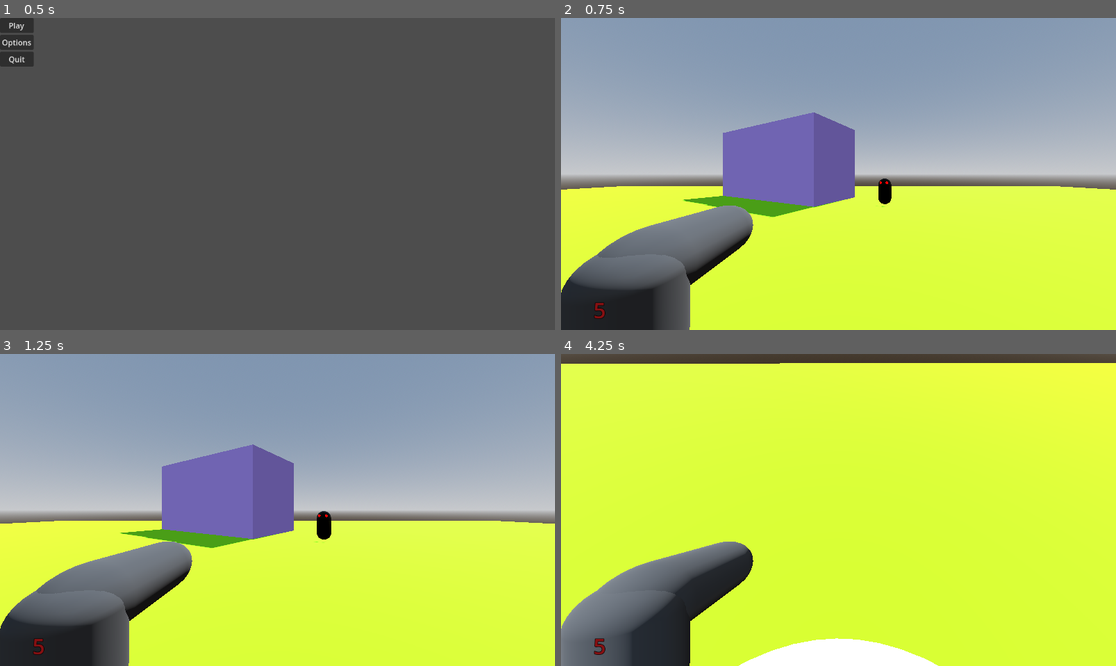
Above: before the commit, frames 1-4 (two rows, left to right).
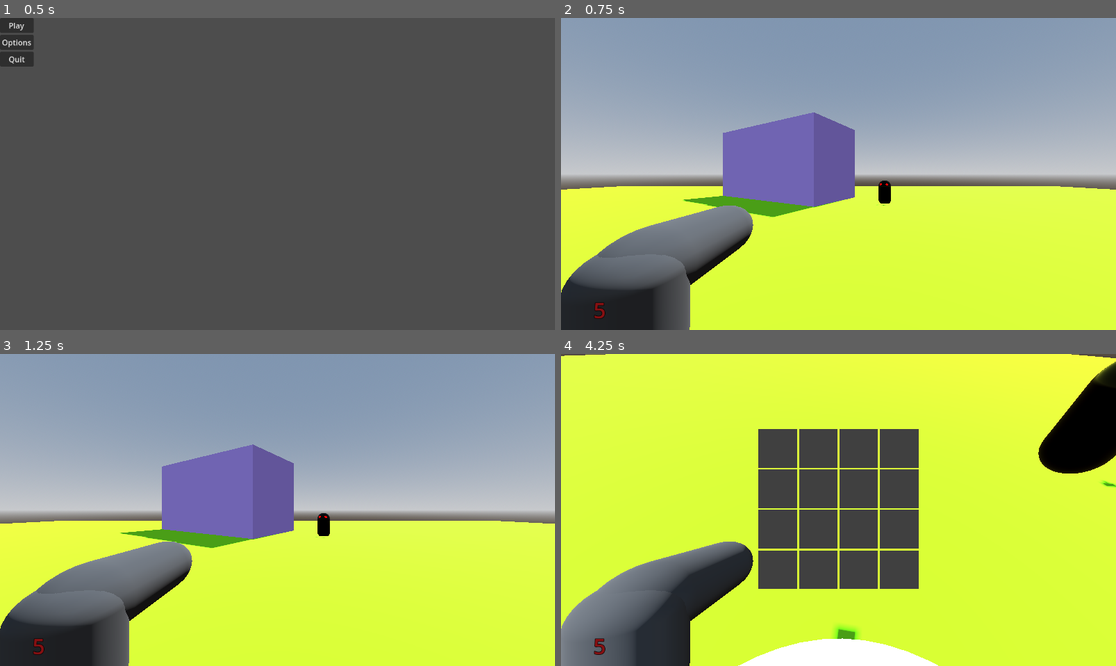
Above: after the commit, the same moments.

Repository: covmoore/potions_and_arsenals
Game: Godot game, scene res://scenes/MainMenu.tscn
The game is run twice, just before and just after one commit, with the same random seed, the same clock (stepped at 60 frames per second) and the same inputs.
Inputs (mouse positions are in pixels of both pictures, inside the frame that each line leads up to):
- Up to frame 1 (0.5 s): no input
- Up to frame 2 (0.75 s): click "Play" at 0.5 s
- Up to frame 3 (1.25 s): no input
- Up to frame 4 (4.25 s): tap Enter at 1.25 s; move the mouse to (866, 510) at 1.27 s; hold W (move_forward) from 1.28 s (still down); click (866, 510) at 1.35 s; tap Space (jump) at 1.52, 2.27, 3.77 s; tap V at 1.55, 2.1, 3.8 s; move the mouse to (810, 510) at 2.02 s; click (810, 510) at 2.17 s; tap I at 2.3, 2.85 s; move the mouse to (849, 503) at 2.77 s; click (849, 503) at 3.05 s; move the mouse to (832, 516) at 3.52 s; click (832, 516) at 3.6 s

Frame 1 is identical in both runs. In frame 2, less than 0.1% of the frame differs, in the area x 56-60%, y 51-61%; in frame 3, less than 0.1%; in frame 4, 20%, in the area x 0-100%, y 0-100%.

Commit message:
Inventory (#44)
* changes to state for inventory setup

* peaceful mode

* alchemy item added

Diff:
--- /dev/null
+++ b/Alchemy/alchemy_item.gd
@@ -0,0 +1,11 @@
+extends StaticBody3D
+
+
+# Called when the node enters the scene tree for the first time.
+func _ready():
+	pass # Replace with function body.
+
+
+# Called every frame. 'delta' is the elapsed time since the previous frame.
+func _process(delta):
+	pass
--- a/UI/PlayerUI.gd
+++ b/UI/PlayerUI.gd
@@ -3,9 +3,11 @@
 @onready var health_text = $CanvasLayer/healthTxt
 @onready var game_over_text = $CanvasLayer/gameOverTxt
 @onready var inventory_ui = $CanvasLayer/Inventory
+@onready var paused_text = $CanvasLayer/pauseTxt
 @onready var player = $"../Player"
 
 func _ready():
+	paused_text.visible = false
 	game_over_text.visible = false
 	inventory_ui.visible = false
 
@@ -17,5 +19,13 @@
 
 func _input(event):
 	if event is InputEventKey:
-		if event.pressed and event.physical_keycode == KEY_I and player.isAlive:
+		if event.pressed and event.physical_keycode == KEY_V and (player.current_state == player.PLAYER_STATE.ACTIVE
+																or player.current_state == player.PLAYER_STATE.INVENTORY):
 			inventory_ui.visible = not inventory_ui.visible
+			#show the cursor if not shown
+			if inventory_ui.visible:
+				player.current_state = player.PLAYER_STATE.INVENTORY
+				Input.set_mouse_mode(Input.MOUSE_MODE_VISIBLE)
+			else:
+				player.current_state = player.PLAYER_STATE.ACTIVE
+				Input.set_mouse_mode(Input.MOUSE_MODE_CAPTURED)
--- a/UI/slot.gd
+++ b/UI/slot.gd
@@ -4,4 +4,4 @@
 func _on_gui_input(event):
 	if event is InputEventMouseButton:
 		if event.pressed and event.button_index == MOUSE_BUTTON_LEFT:
-			print("slot was clicked")
+			print(self.name + " was clicked")
--- a/handlers/Player.gd
+++ b/handlers/Player.gd
@@ -1,5 +1,12 @@
 extends CharacterBody3D
 
+enum PLAYER_STATE {
+	ACTIVE,
+	INVENTORY,
+	ALCHEMY,
+	PAUSED,
+	DEAD
+}
 
 const SPEED = 5.0
 const JUMP_VELOCITY = 4.5
@@ -7,6 +14,7 @@
 var isAlive = true
 var health = 5
 var mouse_mode = "captured"
+var current_state = PLAYER_STATE.ACTIVE
 
 # Get the gravity from the project settings to be synced with RigidBody nodes.
 var gravity = ProjectSettings.get_setting("physics/3d/default_gravity")
@@ -24,20 +32,38 @@
 
 func _ready():
 	Input.set_mouse_mode(Input.MOUSE_MODE_CAPTURED)
+	current_state = PLAYER_STATE.ACTIVE
+
+func pause_game():
+	current_state = PLAYER_STATE.PAUSED
+	Engine.time_scale = 0
+	player_ui.paused_text.visible = true
+	Input.set_mouse_mode(Input.MOUSE_MODE_VISIBLE)
+	mouse_mode = "visible"
+	if player_ui.inventory_ui.visible:
+		player_ui.inventory_ui.visible = false
+
+func resume_game():
+	current_state = PLAYER_STATE.ACTIVE
+	Engine.time_scale = 1
+	player_ui.paused_text.visible = false
+	Input.set_mouse_mode(Input.MOUSE_MODE_CAPTURED)
+	mouse_mode = "captured"
+
+func toggle_pause():
+	if current_state == PLAYER_STATE.PAUSED:
+		resume_game()
+	else:
+		pause_game()
 
 func _unhandled_input(event):
-	if event is InputEventMouseMotion and isAlive == true:
+	if event is InputEventMouseMotion and isAlive == true and current_state == PLAYER_STATE.ACTIVE:
 		head.rotate_y(-event.relative.x * SENSITIVITY)
 		camera.rotate_x(-event.relative.y * SENSITIVITY)
 		camera.rotation.x = clamp(camera.rotation.x, deg_to_rad(-45), deg_to_rad(60))
 
 	if Input.is_action_just_pressed("pause"):
-		if mouse_mode == "captured":
-			Input.set_mouse_mode(Input.MOUSE_MODE_VISIBLE)
-			mouse_mode = "hidden"
-		else:
-			Input.set_mouse_mode(Input.MOUSE_MODE_CAPTURED)
-			mouse_mode = "captured"
+		toggle_pause()
 
 func _physics_process(delta):
 	# Add the gravity.
@@ -45,7 +71,7 @@
 		velocity.y -= gravity * delta
 
 	# Handle jump.
-	if isAlive == true:
+	if isAlive == true and current_state == PLAYER_STATE.ACTIVE:
 		if Input.is_action_just_pressed("jump") and is_on_floor():
 			velocity.y = JUMP_VELOCITY
 
@@ -60,7 +86,7 @@
 			velocity.x = move_toward(velocity.x, 0, SPEED)
 			velocity.z = move_toward(velocity.z, 0, SPEED)
 
-		if Input.is_action_just_pressed("shoot"):
+		if Input.is_action_just_pressed("shoot") and current_state == PLAYER_STATE.ACTIVE:
 			if !gun_anim.is_playing():
 				gun_anim.play("Shoot")
 				bullet_instance = bullet.instantiate()
--- a/model_scenes/enemy.gd
+++ b/model_scenes/enemy.gd
@@ -11,22 +11,24 @@
 
 @onready var nav_agent = $NavigationAgent3D
 @onready var collider = $CollisionShape3D
+@onready var world = $".."
 
 
 func _ready():
 	player = get_node(player_path)
 
 func _process(delta):
-	velocity = Vector3.ZERO
-	nav_agent.set_target_position(player.global_transform.origin)
-	var next_nav_point = nav_agent.get_next_path_position()
-	velocity = (next_nav_point - global_transform.origin).normalized() * SPEED
-	move_and_slide()
-	if _target_in_range():
-		var current_time = Time.get_ticks_msec()
-		if abs(current_time - last_attacked) > HIT_SPEED:
-			player.hit(1)
-			last_attacked = Time.get_ticks_msec()
+	if world.game_difficulty != world.DIFFICULTY.PEACEFUL:
+		velocity = Vector3.ZERO
+		nav_agent.set_target_position(player.global_transform.origin)
+		var next_nav_point = nav_agent.get_next_path_position()
+		velocity = (next_nav_point - global_transform.origin).normalized() * SPEED
+		move_and_slide()
+		if _target_in_range():
+			var current_time = Time.get_ticks_msec()
+			if abs(current_time - last_attacked) > HIT_SPEED:
+				player.hit(1)
+				last_attacked = Time.get_ticks_msec()
 
 func _target_in_range():
 	return global_position.distance_to(player.global_position) < ATTACK_RANGE
--- a/scenes/Level1.tscn
+++ b/scenes/Level1.tscn
@@ -8,6 +8,8 @@
 [ext_resource type="Script" path="res://UI/Inventory.gd" id="6_7giy0"]
 [ext_resource type="PackedScene" uid="uid://c5cfety2533lh" path="res://scenes/slot.tscn" id="6_8582x"]
 [ext_resource type="Script" path="res://UI/slot.gd" id="8_jhcfk"]
+[ext_resource type="PackedScene" uid="uid://imaoxsuun17a" path="res://scenes/alchemy_item.tscn" id="9_qbhlk"]
+[ext_resource type="Script" path="res://Alchemy/alchemy_item.gd" id="10_11r1r"]
 
 [sub_resource type="ProceduralSkyMaterial" id="ProceduralSkyMaterial_f6la6"]
 sky_horizon_color = Color(0.64625, 0.65575, 0.67075, 1)
@@ -69,6 +71,10 @@
 font_color = Color(0.45, 0, 0.00749989, 1)
 outline_size = 5
 outline_color = Color(0, 0, 0, 1)
+
+[sub_resource type="LabelSettings" id="LabelSettings_ed7c8"]
+font_size = 45
+font_color = Color(0.45098, 0, 0.00784314, 1)
 
 [node name="World" type="Node3D"]
 script = ExtResource("1_aaeb4")
@@ -192,6 +198,22 @@
 horizontal_alignment = 1
 vertical_alignment = 1
 
+[node name="pauseTxt" type="Label" parent="PlayerUI/CanvasLayer"]
+visible = false
+anchors_preset = 8
+anchor_left = 0.5
+anchor_top = 0.5
+anchor_right = 0.5
+anchor_bottom = 0.5
+offset_left = -20.0
+offset_top = -11.5
+offset_right = 20.0
+offset_bottom = 11.5
+grow_horizontal = 2
+grow_vertical = 2
+text = "Paused"
+label_settings = SubResource("LabelSettings_ed7c8")
+
 [node name="Inventory" type="GridContainer" parent="PlayerUI/CanvasLayer"]
 anchors_preset = 8
 anchor_left = 0.5
@@ -211,6 +233,86 @@
 layout_mode = 2
 script = ExtResource("8_jhcfk")
 
+[node name="Slot2" parent="PlayerUI/CanvasLayer/Inventory" instance=ExtResource("6_8582x")]
+layout_mode = 2
+script = ExtResource("8_jhcfk")
+
+[node name="Slot3" parent="PlayerUI/CanvasLayer/Inventory" instance=ExtResource("6_8582x")]
+layout_mode = 2
+script = ExtResource("8_jhcfk")
+
+[node name="Slot4" parent="PlayerUI/CanvasLayer/Inventory" instance=ExtResource("6_8582x")]
+layout_mode = 2
+script = ExtResource("8_jhcfk")
+
+[node name="Slot5" parent="PlayerUI/CanvasLayer/Inventory" instance=ExtResource("6_8582x")]
+layout_mode = 2
+script = ExtResource("8_jhcfk")
+
+[node name="Slot6" parent="PlayerUI/CanvasLayer/Inventory" instance=ExtResource("6_8582x")]
+layout_mode = 2
+script = ExtResource("8_jhcfk")
+
+[node name="Slot7" parent="PlayerUI/CanvasLayer/Inventory" instance=ExtResource("6_8582x")]
+layout_mode = 2
+script = ExtResource("8_jhcfk")
+
+[node name="Slot8" parent="PlayerUI/CanvasLayer/Inventory" instance=ExtResource("6_8582x")]
+layout_mode = 2
+script = ExtResource("8_jhcfk")
+
+[node name="Slot9" parent="PlayerUI/CanvasLayer/Inventory" instance=ExtResource("6_8582x")]
+layout_mode = 2
+script = ExtResource("8_jhcfk")
+
+[node name="Slot10" parent="PlayerUI/CanvasLayer/Inventory" instance=ExtResource("6_8582x")]
+layout_mode = 2
+script = ExtResource("8_jhcfk")
+
+[node name="Slot11" parent="PlayerUI/CanvasLayer/Inventory" instance=ExtResource("6_8582x")]
+layout_mode = 2
+script = ExtResource("8_jhcfk")
+
+[node name="Slot12" parent="PlayerUI/CanvasLayer/Inventory" instance=ExtResource("6_8582x")]
+layout_mode = 2
+script = ExtResource("8_jhcfk")
+
+[node name="Slot13" parent="PlayerUI/CanvasLayer/Inventory" instance=ExtResource("6_8582x")]
+layout_mode = 2
+script = ExtResource("8_jhcfk")
+
+[node name="Slot14" parent="PlayerUI/CanvasLayer/Inventory" instance=ExtResource("6_8582x")]
+layout_mode = 2
+script = ExtResource("8_jhcfk")
+
+[node name="Slot15" parent="PlayerUI/CanvasLayer/Inventory" instance=ExtResource("6_8582x")]
+layout_mode = 2
+script = ExtResource("8_jhcfk")
+
+[node name="Slot16" parent="PlayerUI/CanvasLayer/Inventory" instance=ExtResource("6_8582x")]
+layout_mode = 2
+script = ExtResource("8_jhcfk")
+
+[node name="AlchemyItem" parent="." instance=ExtResource("9_qbhlk")]
+script = ExtResource("10_11r1r")
+
 [connection signal="player_died" from="Player" to="PlayerUI" method="_on_player_player_died"]
 [connection signal="player_hit" from="Player" to="PlayerUI" method="_on_player_player_hit"]
 [connection signal="gui_input" from="PlayerUI/CanvasLayer/Inventory/Slot" to="PlayerUI/CanvasLayer/Inventory/Slot" method="_on_gui_input"]
+[connection signal="gui_input" from="PlayerUI/CanvasLayer/Inventory/Slot2" to="PlayerUI/CanvasLayer/Inventory/Slot2" method="_on_gui_input"]
+[connection signal="gui_input" from="PlayerUI/CanvasLayer/Inventory/Slot3" to="PlayerUI/CanvasLayer/Inventory/Slot3" method="_on_gui_input"]
+[connection signal="gui_input" from="PlayerUI/CanvasLayer/Inventory/Slot4" to="PlayerUI/CanvasLayer/Inventory/Slot4" method="_on_gui_input"]
+[connection signal="gui_input" from="PlayerUI/CanvasLayer/Inventory/Slot5" to="PlayerUI/CanvasLayer/Inventory/Slot5" method="_on_gui_input"]
+[connection signal="gui_input" from="PlayerUI/CanvasLayer/Inventory/Slot6" to="PlayerUI/CanvasLayer/Inventory/Slot6" method="_on_gui_input"]
+[connection signal="gui_input" from="PlayerUI/CanvasLayer/Inventory/Slot7" to="PlayerUI/CanvasLayer/Inventory/Slot7" method="_on_gui_input"]
+[connection signal="gui_input" from="PlayerUI/CanvasLayer/Inventory/Slot8" to="PlayerUI/CanvasLayer/Inventory/Slot8" method="_on_gui_input"]
+[connection signal="gui_input" from="PlayerUI/CanvasLayer/Inventory/Slot9" to="PlayerUI/CanvasLayer/Inventory/Slot9" method="_on_gui_input"]
+[connection signal="gui_input" from="PlayerUI/CanvasLayer/Inventory/Slot10" to="PlayerUI/CanvasLayer/Inventory/Slot10" method="_on_gui_input"]
+[connection signal="gui_input" from="PlayerUI/CanvasLayer/Inventory/Slot11" to="PlayerUI/CanvasLayer/Inventory/Slot11" method="_on_gui_input"]
+[connection signal="gui_input" from="PlayerUI/CanvasLayer/Inventory/Slot12" to="PlayerUI/CanvasLayer/Inventory/Slot12" method="_on_gui_input"]
+[connection signal="gui_input" from="PlayerUI/CanvasLayer/Inventory/Slot13" to="PlayerUI/CanvasLayer/Inventory/Slot13" method="_on_gui_input"]
+[connection signal="gui_input" from="PlayerUI/CanvasLayer/Inventory/Slot14" to="PlayerUI/CanvasLayer/Inventory/Slot14" method="_on_gui_input"]
+[connection signal="gui_input" from="PlayerUI/CanvasLayer/Inventory/Slot15" to="PlayerUI/CanvasLayer/Inventory/Slot15" method="_on_gui_input"]
+[connection signal="gui_input" from="PlayerUI/CanvasLayer/Inventory/Slot16" to="PlayerUI/CanvasLayer/Inventory/Slot16" method="_on_gui_input"]
+
+[editable path="AlchemyItem"]
--- /dev/null
+++ b/scenes/alchemy_item.tscn
@@ -0,0 +1,18 @@
+[gd_scene load_steps=4 format=3 uid="uid://imaoxsuun17a"]
+
+[sub_resource type="SphereShape3D" id="SphereShape3D_dm4ml"]
+
+[sub_resource type="SphereMesh" id="SphereMesh_7we81"]
+
+[sub_resource type="StandardMaterial3D" id="StandardMaterial3D_u01k8"]
+albedo_color = Color(0, 1, 1, 1)
+
+[node name="AlchemyItem" type="StaticBody3D"]
+transform = Transform3D(0.5, 0, 0, 0, 0.5, 0, 0, 0, 0.5, -5.54952, 0.670546, 0)
+
+[node name="CollisionShape3D" type="CollisionShape3D" parent="."]
+shape = SubResource("SphereShape3D_dm4ml")
+
+[node name="MeshInstance3D" type="MeshInstance3D" parent="."]
+mesh = SubResource("SphereMesh_7we81")
+surface_material_override/0 = SubResource("StandardMaterial3D_u01k8")
--- a/scenes/world.gd
+++ b/scenes/world.gd
@@ -1,10 +1,15 @@
 extends Node3D
 
+enum DIFFICULTY {
+	PEACEFUL,
+	NORMAL
+}
 
-# Called when the node enters the scene tree for the first time.
+var game_difficulty = DIFFICULTY.NORMAL
+
+
 func _ready():
-	pass # Replace with function body.
-
+	game_difficulty = DIFFICULTY.PEACEFUL
 
 # Called every frame. 'delta' is the elapsed time since the previous frame.
 func _process(delta):
Not shown: 1 places in scenes/Level1.tscn that only renumber resources
